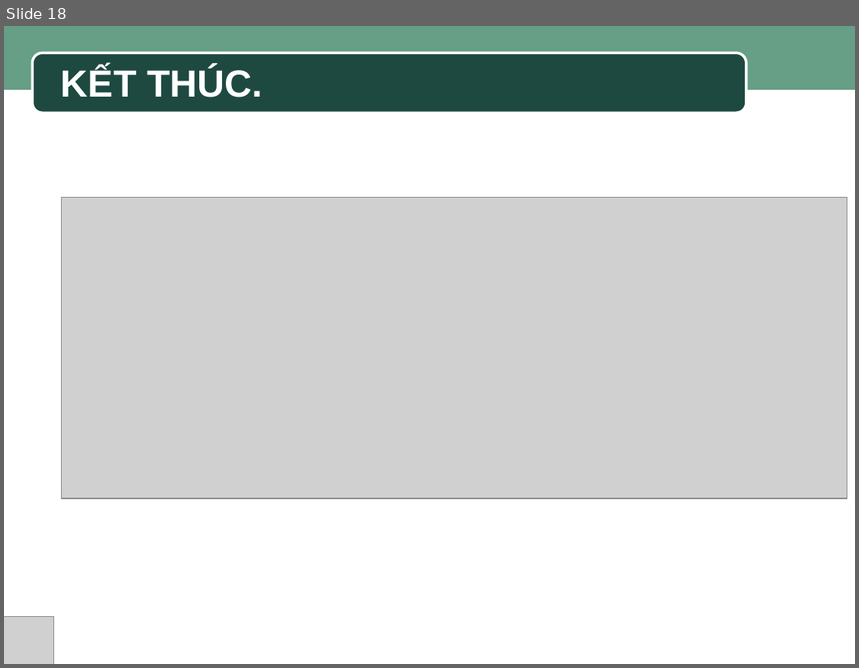
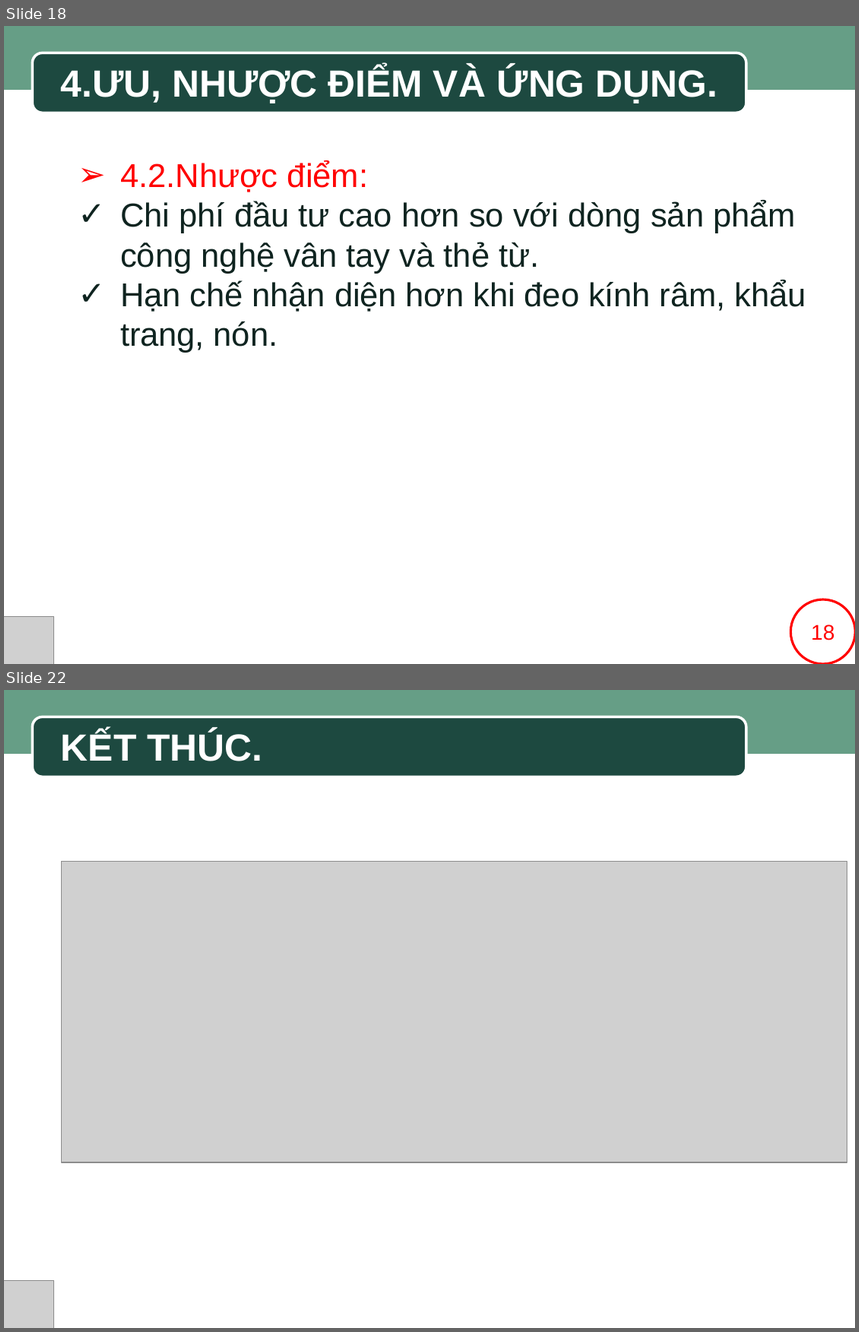
Before and after one commit to SaintLaurentxTran/hutech-23dthd4-nhom7, a slide deck: BÀI THUYẾT TRÌNH MẪU.pptx. Shown one above the other, each under a label of ours: slide 18 before the commit, slides 18 and 22 after it; the slides between them are not shown. The pictures are 859x668 and 859x1332 pixels, drawn with LibreOffice and Linux fonts; fonts in the diff are those of the drawing; grey boxes stand for pictures; background and template pictures are left out. Boxes give left, top, right and bottom in pixels: in the first picture for what was removed or moved away, otherwise in the second. Text is boxed around its words. In the diff, an @@ line names an element or a change of style, - is before the commit and + after.

```diff
--- a/BÀI THUYẾT TRÌNH MẪU.pptx
+++ b/BÀI THUYẾT TRÌNH MẪU.pptx
@@ slide 18 added at box(4, 26, 855, 664), background #FFFFFF; not listed: 2 template elements that a slide beside it also shows @@
@@ text added at box(61, 67, 717, 104), 32 pt, text #FFFFFF, bold @@
+4.ƯU, NHƯỢC ĐIỂM VÀ ỨNG DỤNG.
@@ text added at box(120, 161, 807, 353), 28 pt, text #0E2420 @@
+➢ 4.2.Nhược điểm:
+✓ Chi phí đầu tư cao hơn so với dòng sản phẩm công nghệ vân tay và thẻ từ.
+✓ Hạn chế nhận diện hơn khi đeo kính râm, khẩu trang, nón.
@@ picture added at box(4, 617, 54, 664) @@
@@ ellipse added at box(791, 600, 855, 664), fill #FFFFFF, outline #FF0000 2 pt, 18 pt, text #FF0000 @@
+18
@@ rectangle added at box(792, 617, 855, 664), fill #FFFFFF @@
@@ what was slide 18 is now slide 22 @@
```
Also in this commit, not shown: 2 slides changed, 3 other slides added.
